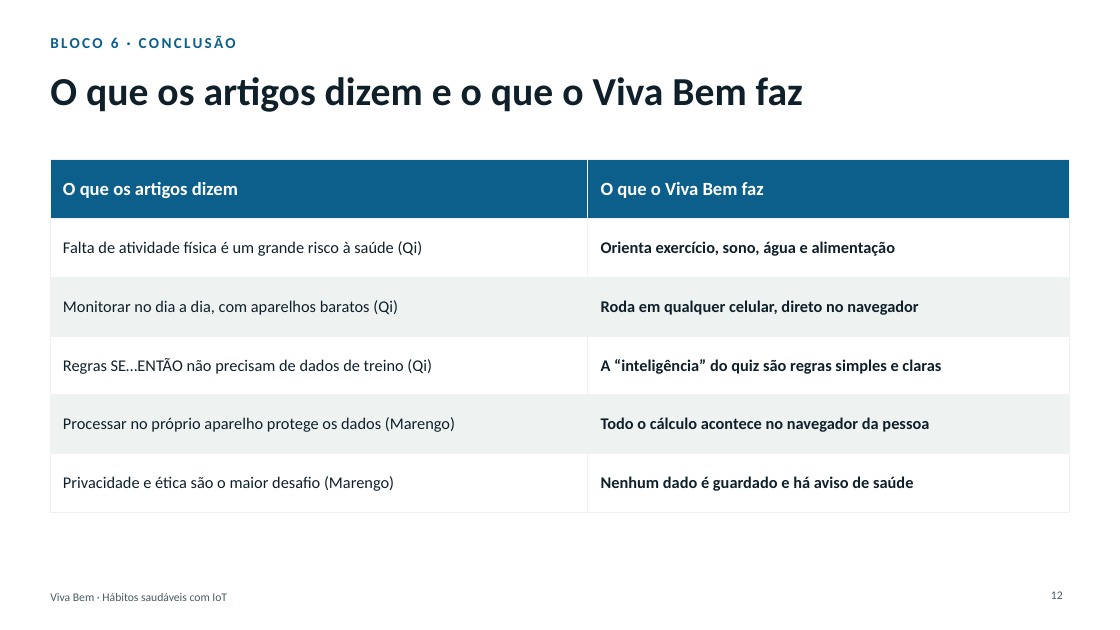
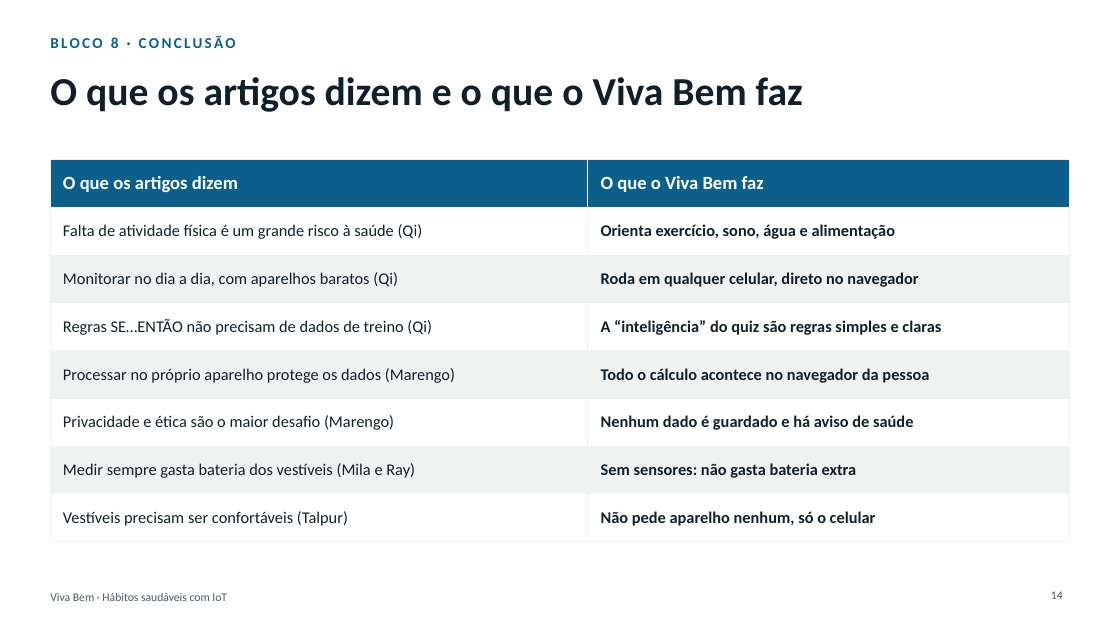
Before and after one commit to sergio-stanley/viva-bem, a slide deck: slide 14 of apresentacao/Viva-Bem-apresentacao.pptx (slide 12 before the commit). Drawn at 1120x630 pixels with LibreOffice and Linux fonts; fonts in the diff are those of the drawing. Boxes give left, top, right and bottom in pixels: in the first picture for what was removed or moved away, otherwise in the second. Text is boxed around its words. In the diff, an @@ line names an element or a change of style, - is before the commit and + after.

```diff
--- a/apresentacao/Viva-Bem-apresentacao.pptx
+++ b/apresentacao/Viva-Bem-apresentacao.pptx
@@ text at (50,35,236,48): text changed @@
-BLOCO 6 · CONCLUSÃO
+BLOCO 8 · CONCLUSÃO
@@ table at (50,160,1070,542) @@
+row 7: Medir sempre gasta bateria dos vestíveis (Mila e Ray) | Sem sensores: não gasta bateria extra
+row 8: Vestíveis precisam ser confortáveis (Talpur) | Não pede aparelho nenhum, só o celular
@@ page number at (1051,591,1063,599): text changed @@
-12
+14
```
Also in this commit, not shown: 7 other slides changed, 2 slides added, 1 other file.
